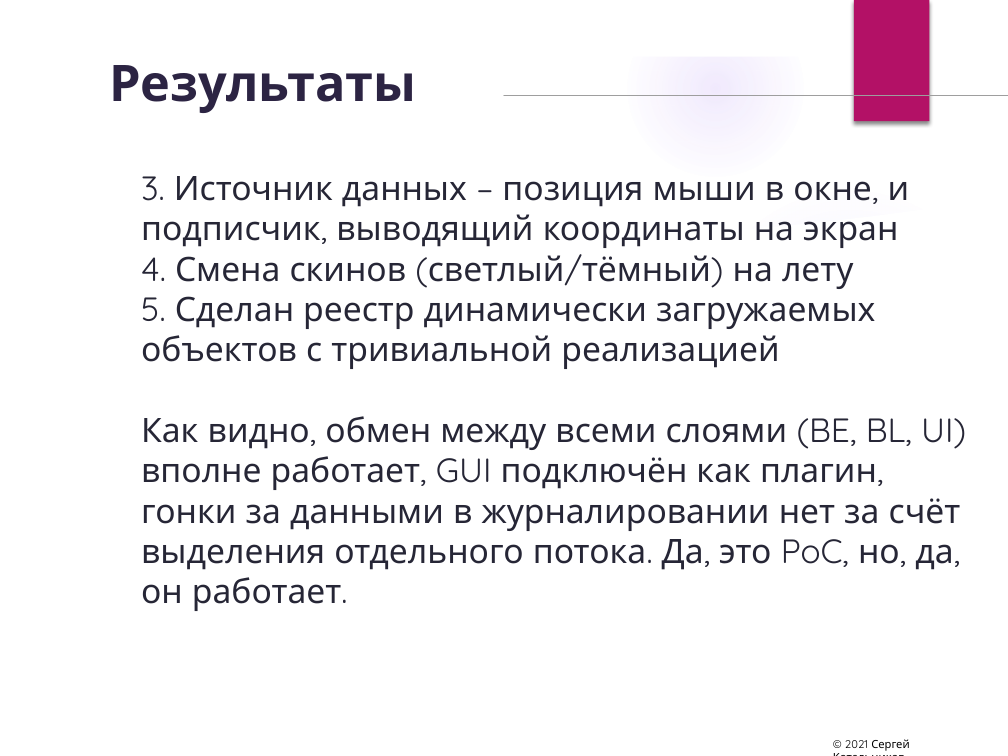
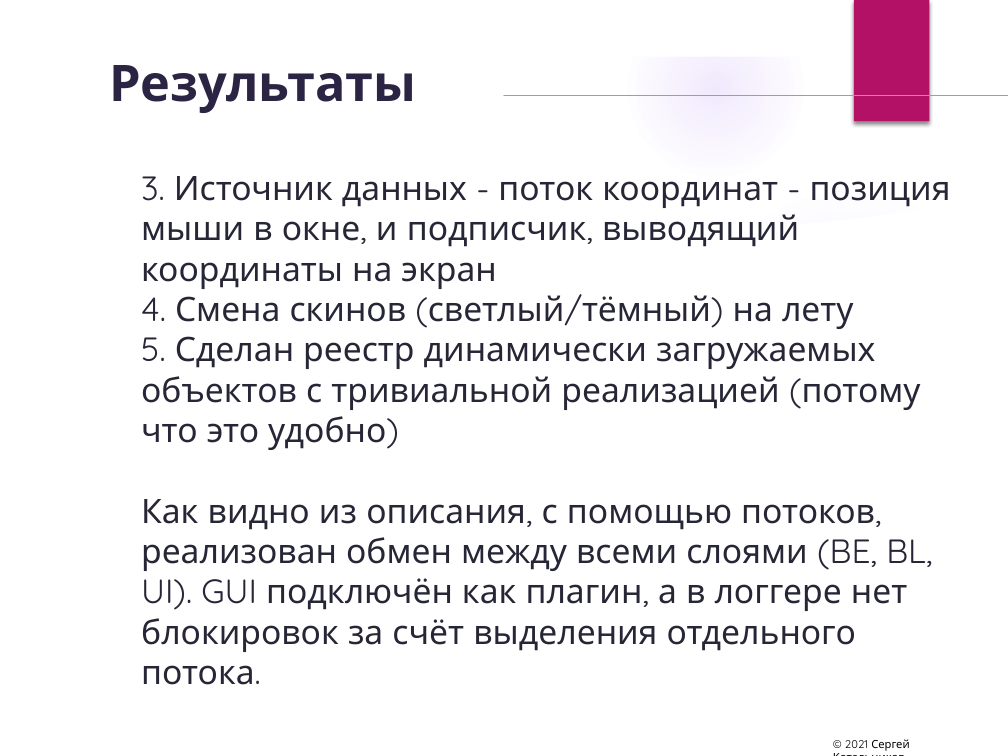
Before and after one commit to sergrt/tirx-example, a slide deck: slide 96 of rx_presentation.pptx (slide 97 before the commit). Drawn at 1008x756 pixels with LibreOffice and Linux fonts; fonts in the diff are those of the drawing; background and template pictures are left out. Boxes give left, top, right and bottom in pixels: in the first picture for what was removed or moved away, otherwise in the second. Text is boxed around its words. In the diff, an @@ line names an element or a change of style, - is before the commit and + after.

```diff
--- a/rx_presentation.pptx
+++ b/rx_presentation.pptx
@@ text at (141,176,951,289): text changed @@
-3. Источник данных – позиция мыши в окне, и подписчик, выводящий координаты на экран
+3. Источник данных - поток координат - позиция мыши в окне, и подписчик, выводящий координаты на экран
@@ text at (141,336,932,685): text changed @@
-5. Сделан реестр динамически загружаемых объектов с тривиальной реализацией
-Как видно, обмен между всеми слоями (BE, BL, UI) вполне работает, GUI подключён как плагин, гонки за данными в журналировании нет за счёт выделения отдельного потока. Да, это PoC, но, да, он работает.
+5. Сделан реестр динамически загружаемых объектов с тривиальной реализацией (потому что это удобно)
+Как видно из описания, с помощью потоков, реализован обмен между всеми слоями (BE, BL, UI). GUI подключён как плагин, а в логгере нет блокировок за счёт выделения отдельного потока.
```
Also in this commit, not shown: 33 other slides changed, 4 slides added, 1 slide removed.
